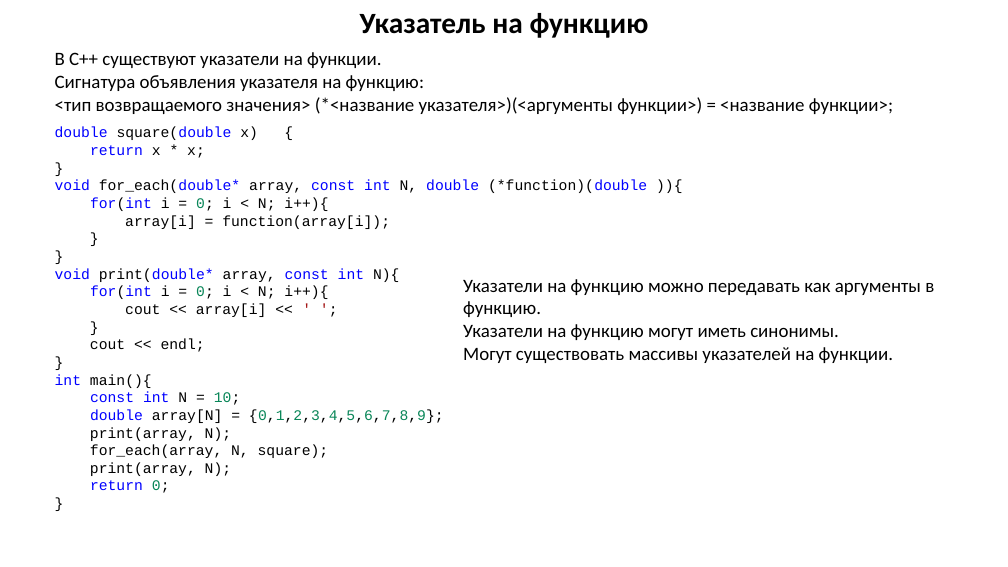
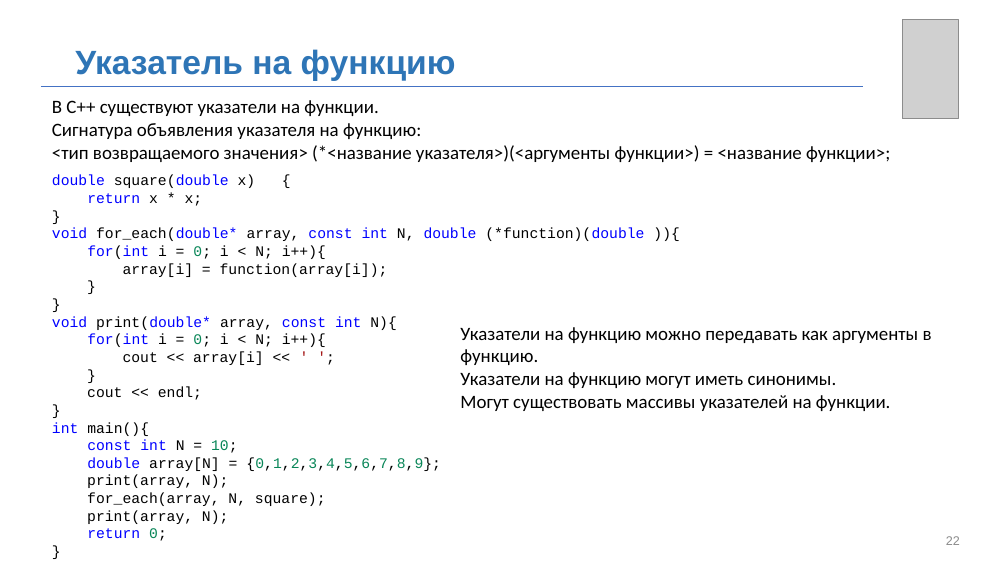
Before and after one commit to MUCTR-IKT-CPP/cpp_course, a slide deck: slide 22 of Лекции/2022/3/Пользовательские типы, структры, объединения.pptx (slide 21 before the commit). Drawn at 1008x567 pixels with LibreOffice and Linux fonts; fonts in the diff are those of the drawing; grey boxes stand for pictures; background and template pictures are left out. Boxes give left, top, right and bottom in pixels: in the first picture for what was removed or moved away, otherwise in the second. Text is boxed around its words. In the diff, an @@ line names an element or a change of style, - is before the commit and + after.

```diff
--- a/Лекции/2022/3/Пользовательские типы, структры, объединения.pptx
+++ b/Лекции/2022/3/Пользовательские типы, структры, объединения.pptx
@@ picture added at bbox=[902, 20, 958, 119] @@
@@ text "Указатель на функцию": place and size @@
-text "Указатель на функцию" at bbox=[360, 13, 649, 38]
+text "Указатель на функцию" at bbox=[75, 49, 456, 81]
@@ text "Указатель на функцию" at bbox=[75, 49, 456, 81]: size 28 to 32 pt, font Calibri to Arial, text colour #000000 to #2E75B6; alignment centre to left; vertical alignment top to middle @@
@@ line added from (41, 86) to (864, 86), #4472C4 0.5 pt @@
@@ text "В С++ существуют указатели на ...": place and size @@
-text "В С++ существуют указатели на ..." at bbox=[55, 52, 893, 114]
+text "В С++ существуют указатели на ..." at bbox=[52, 100, 890, 162]
@@ text "double square(double x) {": place and size @@
-text "double square(double x) {" at bbox=[55, 127, 647, 493]
+text "double square(double x) {" at bbox=[52, 175, 644, 541]
@@ text "Указатели на функцию можно передавать ...": place and size @@
-text "Указатели на функцию можно передавать ..." at bbox=[463, 279, 934, 363]
+text "Указатели на функцию можно передавать ..." at bbox=[460, 327, 932, 411]
@@ page number added at bbox=[946, 536, 960, 545], 12 pt, text #8C8C8C @@
+22
```
Also in this commit, not shown: 19 other slides changed, 2 slides added, 1 slide removed, 5 other files.
